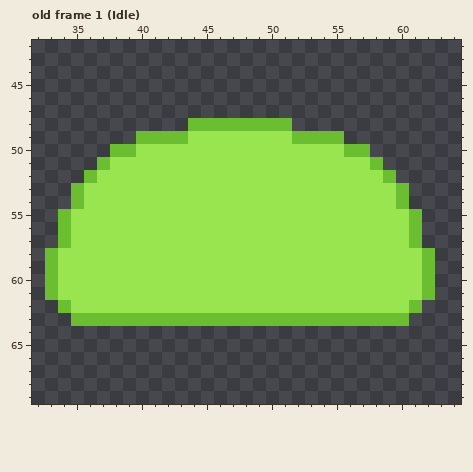
Pixel-art file, stored at Robot Game/Assets/Art/Animations/Enemy Animations/Slime/Slime.aseprite. The picture above is the old version.
96x96 pixels, 22 frames. Shown: old frame 1 (Idle): x 32..64, y 42..69. The commit also changed other frames, which this record leaves out.
After:
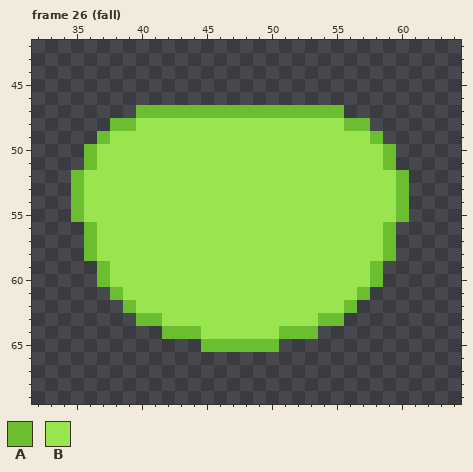
Palette (. is transparent): A #6abe30  B #99e550
A new or re-ordered frame is compared with the old frame closest to it.
The exact change:
{"change": "frames 22 -> 28"}
{"where": "frame 26 (fall) is new; against old frame 1 (Idle)"}
{"frame":26,"y":47,"x":40,"old":"................","new":"AAAAAAAAAAAAAAAA"}
{"frame":26,"y":48,"x":38,"old":"......AAAAAAAA......","new":"AABBBBBBBBBBBBBBBBAA"}
{"frame":26,"y":49,"x":37,"old":"...AAAA","new":"ABBBBBB"}
{"frame":26,"y":49,"x":52,"old":"AAAA...","new":"BBBBBBA"}
{"frame":26,"y":50,"x":36,"old":"..AA","new":"ABBB"}
{"frame":26,"y":50,"x":56,"old":"AA..","new":"BBBA"}
{"frame":26,"y":51,"x":36,"old":".A","new":"AB"}
{"frame":26,"y":51,"x":58,"old":"A.","new":"BA"}
{"frame":26,"y":52,"x":35,"old":".A","new":"AB"}
{"frame":26,"y":52,"x":59,"old":"A.","new":"BA"}
{"frame":26,"y":55,"x":34,"old":"AB","new":".A"}
{"frame":26,"y":55,"x":60,"old":"BA","new":"A."}
{"frame":26,"y":56,"x":34,"old":"ABB","new":"..A"}
{"frame":26,"y":56,"x":59,"old":"BBA","new":"A.."}
{"frame":26,"y":57,"x":34,"old":"ABB","new":"..A"}
{"frame":26,"y":57,"x":59,"old":"BBA","new":"A.."}
{"frame":26,"y":58,"x":33,"old":"ABBB","new":"...A"}
{"frame":26,"y":58,"x":59,"old":"BBBA","new":"A..."}
{"frame":26,"y":59,"x":33,"old":"ABBBB","new":"....A"}
{"frame":26,"y":59,"x":58,"old":"BBBBA","new":"A...."}
{"frame":26,"y":60,"x":33,"old":"ABBBB","new":"....A"}
{"frame":26,"y":60,"x":58,"old":"BBBBA","new":"A...."}
{"frame":26,"y":61,"x":33,"old":"ABBBBB","new":".....A"}
{"frame":26,"y":61,"x":57,"old":"BBBBBA","new":"A....."}
{"frame":26,"y":62,"x":34,"old":"ABBBBB","new":".....A"}
{"frame":26,"y":62,"x":56,"old":"BBBBBA","new":"A....."}
{"frame":26,"y":63,"x":35,"old":"AAAAA","new":"....."}
{"frame":26,"y":63,"x":42,"old":"AAAAAAAAAAAA","new":"BBBBBBBBBBBB"}
{"frame":26,"y":63,"x":56,"old":"AAAAA","new":"....."}
{"frame":26,"y":64,"x":42,"old":"............","new":"AAABBBBBBAAA"}
{"frame":26,"y":65,"x":45,"old":"......","new":"AAAAAA"}
{"label":"changed","picture_box":[45,105,435,352]}
